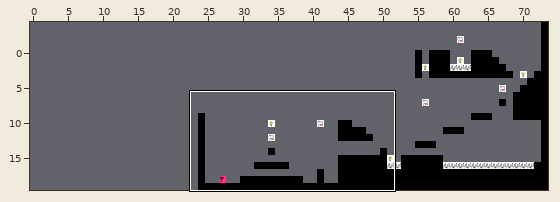
Two states of a Tiled map, core/assets/maps/level-1.tmx. The first picture is a wide view before the edit; the outline marks the close-up.
Close-up. Before the edit:
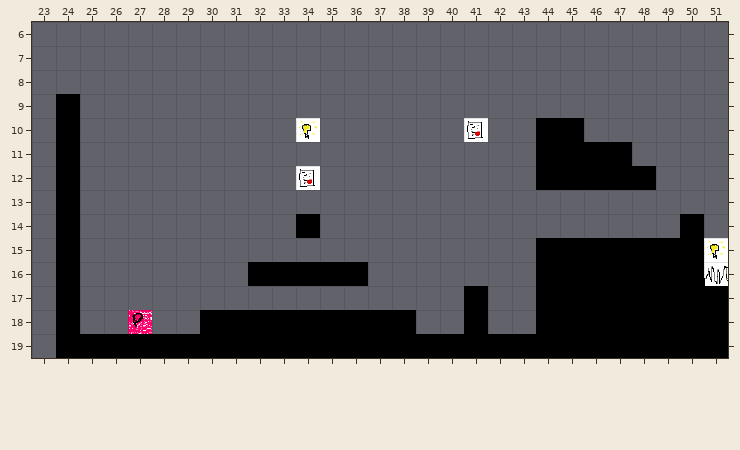
Cells are 32x32 px. Shown: x 23..51, y 6..19. The commit also changed other parts of the map, which this record leaves out. The old version is drawn lined up with the new one.
Now the later version:
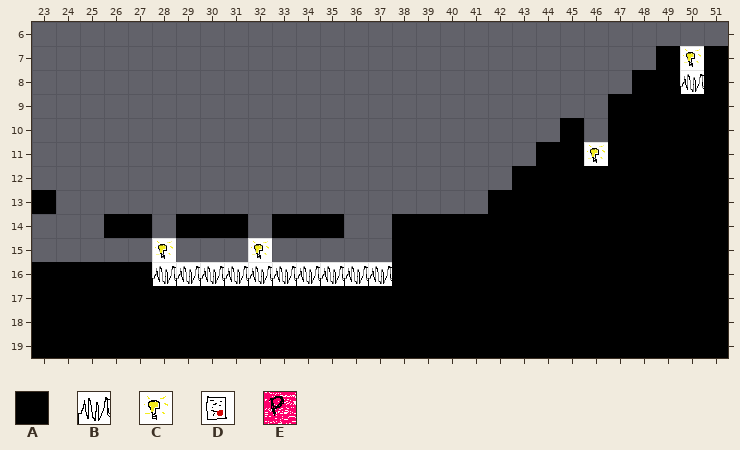
Key: from "tiledMap": A 0, B 1, C 3, D 4, E 5.
_ is an empty cell.
From the commit log: finishing all levels adding player animation
Difference:
map size 50x50 -> 100x20 cells (old content now starts at 24,-30; both pictures use the new coordinates)
Layer "collision":
y 7: x 49 _ -> A; x 51 _ -> A
y 8: x 48..49 __ -> AA; x 51 _ -> A
y 9: x 24 A -> _; x 47..51 _____ -> AAAAA
y 10: x 24 A -> _; x 44 A -> _; x 47..51 _____ -> AAAAA
y 11: x 24 A -> _; x 46 A -> _; x 48..51 ____ -> AAAA
y 12: x 24 A -> _; x 43 _ -> A; x 49..51 ___ -> AAA
y 13: x 23..24 _A -> A_; x 42..51 __________ -> AAAAAAAAAA
y 14: x 24 A -> _; x 26..27 __ -> AA; x 29..31 ___ -> AAA; x 33 _ -> A; x 35 _ -> A; x 38..49 ____________ -> AAAAAAAAAAAA; x 51 _ -> A
y 15: x 24 A -> _; x 38..43 ______ -> AAAAAA; x 51 _ -> A
y 16: x 23 _ -> A; x 25..27 ___ -> AAA; x 32..36 AAAAA -> _____; x 38..43 ______ -> AAAAAA; x 51 _ -> A
y 17: x 23 _ -> A; x 25..40 ________________ -> AAAAAAAAAAAAAAAA; x 42..43 __ -> AA
y 18: x 23 _ -> A; x 25..29 _____ -> AAAAA; x 39..40 __ -> AA; x 42..43 __ -> AA
y 19: x 23 _ -> A
Layer "certificates":
y 10: x 41 D -> _
y 12: x 34 D -> _
Layer "trap":
y 8: x 50 _ -> B
y 16: x 28..37 __________ -> BBBBBBBBBB; x 51 B -> _
Layer "player":
y 18: x 27 E -> _
Layer "light":
y 7: x 50 _ -> C
y 10: x 34 C -> _
y 11: x 46 _ -> C
y 15: x 28 _ -> C; x 32 _ -> C; x 51 C -> _
Pixel boxes of the changes (left, top, right, bottom) in both close-ups:
changed: (32, 46, 728, 358)
